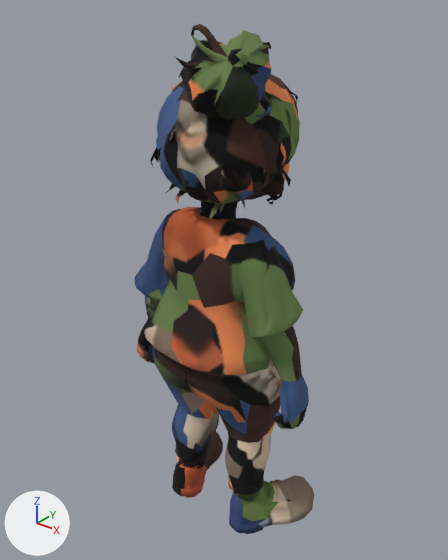
The glTF model modelos/personajes/senora.glb: old version first, new version second.
The view is the same before and after, from a 50 mm lens placed at (1.079, -1.358, 1.725), pointed at (-0.021, 0.018, 0.872). Arrows for +X, +Y and +Z are at lower left; the lights stay in place. The older version comes first. Where no turn or scale is listed for an object, it has been applied to the vertices. Vertices at exactly the same position are counted once.

Objects in the first picture: 'BrazoDerecho', 'BrazoIzquierdo', 'Cabeza', 'PiernaDerecha', 'PiernaIzquierda', 'Torso'.
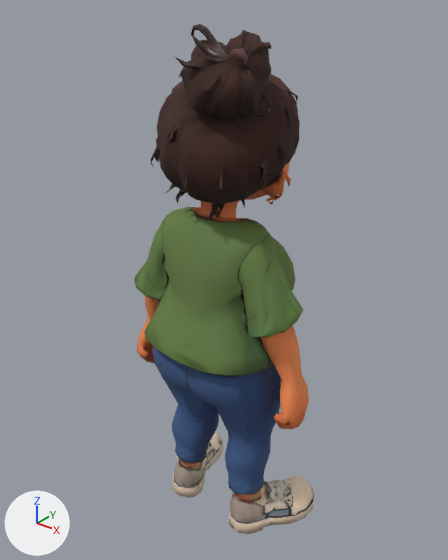
Changed parts and their boxes (x1, y1, x2, y2) in the pictures (448 x 560 px; the box of a moved part takes in the faces that stretch with it):
part 1 of me_brazoderecho2, moved or reshaped: (266, 349, 280, 376) in both
part 2 of me_brazoderecho2, surface changed (lighter): (266, 257, 309, 429) in both
part 3 of me_brazoizquierdo2, surface changed (lighter): (134, 261, 157, 364) in both
part 4 of me_cabeza2, surface changed: (150, 30, 300, 219) in both
part 5 of me_piernaderecha2, surface changed: (192, 372, 314, 534) in both
part 6 of me_piernaizquierda2, surface changed: (153, 351, 223, 498) in both
part 7 of me_torso2, moved or reshaped (not visible before): after (263, 255, 281, 366)
part 8 of me_torso2, moved or reshaped (not visible afterwards): before (263, 255, 281, 366)
part 9 of me_torso2, surface changed: (135, 207, 295, 402) in both

What changed in the scene script:
```text
Change me_brazoderecho2:
    where me_brazoderecho2.from_pydata(...)  # 171 vertices, 338 faces; spans x -0.058..0.072, y -0.135..0.035, z -0.505..0.039
    used by ob_brazoderecho; location = (0.261, 0.0, 0.994)
    me_brazoderecho2 part 1: 15 of 171 vertices moved; they spanned x -0.046..0.002, y -0.089..0.012, z -0.453..-0.235 and now span x -0.046..0.002, y -0.089..0.022, z -0.453..-0.111; mean shift (0.001, 0.005, 0.013); largest move (-0.029, -0.016, -0.357) -> (-0.032, 0.022, -0.111)
    me_brazoderecho2 part 2: 289 kept faces spanning x -0.058..0.072, y -0.135..0.035, z -0.505..0.039 get new texture (UV) coordinates
Change me_brazoizquierdo2:
    where me_brazoizquierdo2.from_pydata(...)  # 187 vertices, 374 faces; spans x -0.072..0.062, y -0.137..0.043, z -0.501..0.032
    used by ob_brazoizquierdo; location = (-0.261, 0.0, 0.994)
    me_brazoizquierdo2 part 3: 374 kept faces spanning x -0.072..0.062, y -0.137..0.043, z -0.501..0.032 get new texture (UV) coordinates
Change me_cabeza2:
    where me_cabeza2.from_pydata(...)  # 982 vertices, 1972 faces; spans x -0.181..0.239, y -0.23..0.232, z -0.002..0.506
    used by ob_cabeza; location = (0.0, 0.0, 1.124)
    me_cabeza2 part 4: 1972 kept faces spanning x -0.181..0.239, y -0.23..0.232, z -0.002..0.506 get new texture (UV) coordinates
Change me_piernaderecha2:
    where me_piernaderecha2.from_pydata(...)  # 468 vertices, 932 faces; spans x -0.146..0.149, y -0.193..0.205, z -0.601..0.051
    used by ob_piernaderecha; location = (0.146, 0.0, 0.603)
    me_piernaderecha2 part 5: 932 kept faces spanning x -0.146..0.149, y -0.193..0.205, z -0.601..0.051 get new texture (UV) coordinates
Change me_piernaizquierda2:
    where me_piernaizquierda2.from_pydata(...)  # 473 vertices, 941 faces; spans x -0.152..0.149, y -0.193..0.209, z -0.603..0.05
    used by ob_piernaizquierda; location = (-0.146, 0.0, 0.603)
    me_piernaizquierda2 part 6: 941 kept faces spanning x -0.152..0.149, y -0.193..0.209, z -0.603..0.05 get new texture (UV) coordinates
Change me_torso2:
    where me_torso2.from_pydata(...)  # 749 vertices, 1494 faces; spans x -0.264..0.264, y -0.233..0.208, z -0.035..0.523
    used by ob_torso; location = (0.0, 0.0, 0.603)
    me_torso2 part 7
    me_torso2.vertices[745].co: (0.003, -0.033, 0.015) -> (0.223, -0.046, 0.241)
    me_torso2 part 8
    me_torso2.vertices[746].co: (0.223, -0.046, 0.241) -> (-0.227, -0.044, 0.231)
    me_torso2 part 9: 1370 kept faces spanning x -0.264..0.264, y -0.233..0.208, z -0.035..0.523 get new texture (UV) coordinates
```
